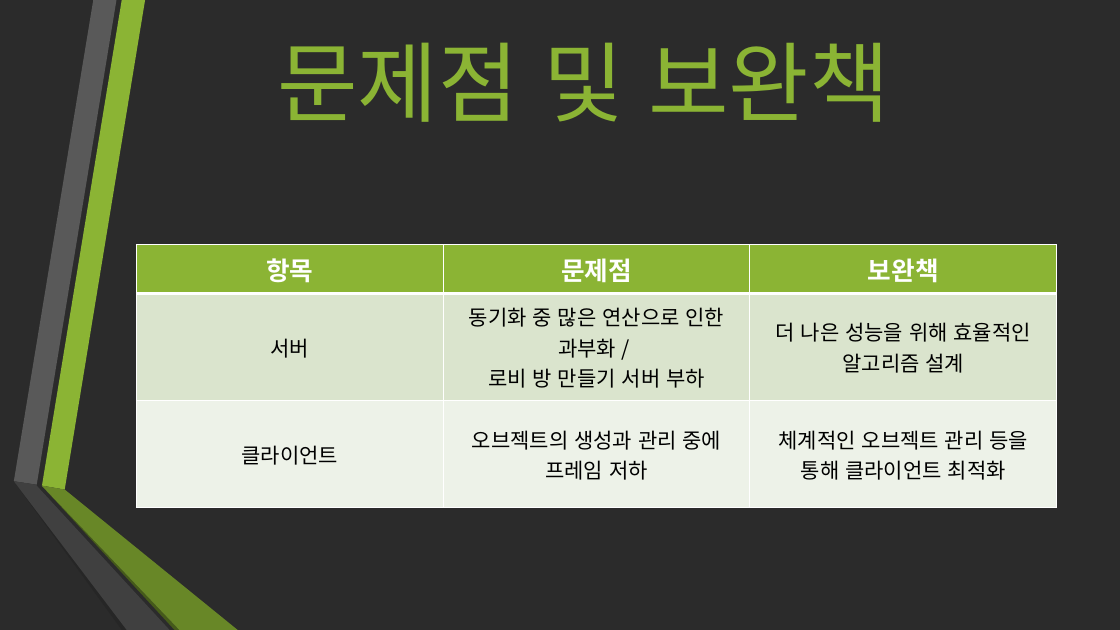
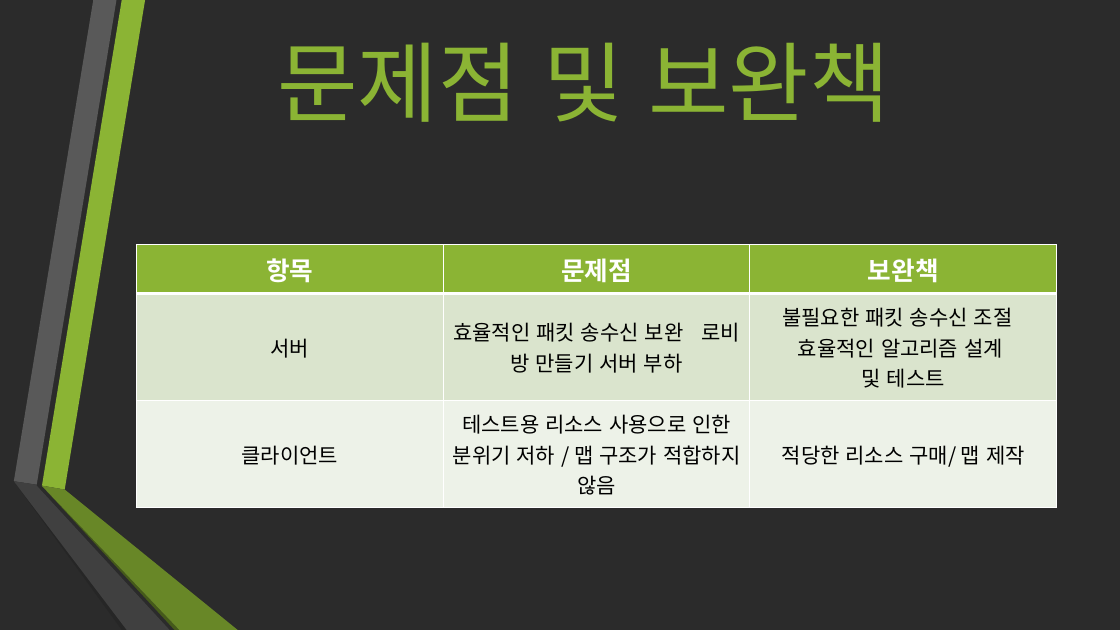
Before and after one commit to jeongHooon/Jungle-War, a slide deck: slide 7 of Jungle War 박정훈 신상우 이수진 이병철.pptx (slide 10 before the commit). Drawn at 1120x630 pixels with LibreOffice and Linux fonts; fonts in the diff are those of the drawing; background and template pictures are left out; a plain dark background stands for a picture behind light text. Boxes give left, top, right and bottom in pixels: in the first picture for what was removed or moved away, otherwise in the second. Text is boxed around its words. In the diff, an @@ line names an element or a change of style, - is before the commit and + after.

```diff
--- a/Jungle War 박정훈 신상우 이수진 이병철.pptx
+++ b/Jungle War 박정훈 신상우 이수진 이병철.pptx
@@ table at bbox=[136, 245, 1056, 508] @@
-row 2, column 2: 동기화 중 많은 연산으로 인한 과부화 / / 로비 방 만들기 서버 부하
+row 2, column 2: 효율적인 패킷 송수신 보완 로비 방 만들기 서버 부하
-row 2, column 3: 더 나은 성능을 위해 효율적인 알고리즘 설계
+row 2, column 3: 불필요한 패킷 송수신 조절 효율적인 알고리즘 설계 및 테스트
-row 3, column 2: 오브젝트의 생성과 관리 중에 프레임 저하
+row 3, column 2: 테스트용 리소스 사용으로 인한 분위기 저하 / 맵 구조가 적합하지 않음
-row 3, column 3: 체계적인 오브젝트 관리 등을 통해 클라이언트 최적화
+row 3, column 3: 적당한 리소스 구매/ 맵 제작
```
Also in this commit, not shown: 2 other slides changed, 3 slides removed.
